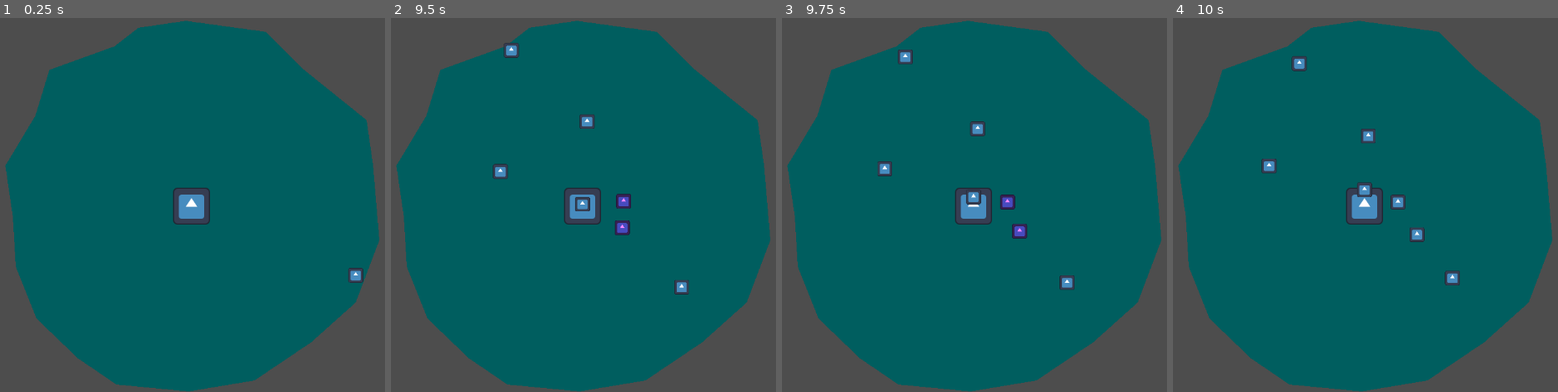
Above: before the commit, frames 1-4 (left to right).
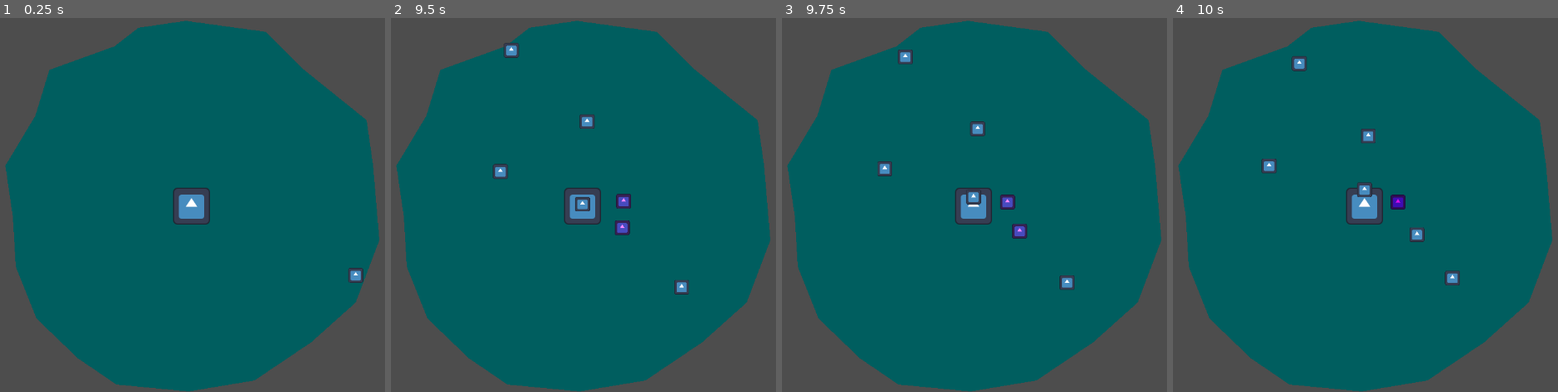
Above: after the commit, the same moments.

Repository: alifeee/loop
Game: Godot game, scene res://scenes/main.tscn
The game is run twice, just before and just after one commit, with the same random seed, the same clock (stepped at 60 frames per second) and the same inputs. The engine's default icon, where the game draws it, is replaced by a stand-in: a white triangle on a blue panel in a dark square.
Inputs (mouse positions are in pixels of both pictures, inside the frame that each line leads up to):
- Up to frame 1 (0.25 s): no input
- Up to frame 2 (9.5 s): tap Enter at 0.5 s; move the mouse to (548, 279) at 0.52 s; click (548, 279) at 0.67 s; move the mouse to (outside the picture) at 1.27 s; click (outside the picture) at 1.42 s; move the mouse to (outside the picture) at 2.02 s; click (outside the picture) at 2.17 s; move the mouse to (618, 205) at 2.77 s; click (618, 205) at 2.92 s; move the mouse to (483, 111) at 3.52 s; click (483, 111) at 3.67 s; move the mouse to (729, 186) at 4.27 s; click (729, 186) at 4.42 s; move the mouse to (448, 223) at 5.02 s; click (448, 223) at 5.17 s; move the mouse to (648, 122) at 5.77 s; click (648, 122) at 5.92 s; move the mouse to (548, 279) at 6.52 s; click (548, 279) at 6.67 s; move the mouse to (outside the picture) at 7.27 s; click (outside the picture) at 7.42 s; move the mouse to (outside the picture) at 8.02 s; click (outside the picture) at 8.17 s; move the mouse to (618, 205) at 8.77 s; click (618, 205) at 8.92 s
- Up to frame 3 (9.75 s): move the mouse to (874, 111) at 9.52 s; click (874, 111) at 9.67 s
- Up to frame 4 (10 s): no input

Frames 1-3 are identical in both runs. In frame 4, 0.2% of the frame differs, in the area x 56-61%, y 47-52%.

Commit message:
fade demon on death

Diff:
--- a/scripts/demon.gd
+++ b/scripts/demon.gd
@@ -21,11 +21,16 @@
 func hit(damage: float):
 	health -= damage
 	if health <= 0:
-		# die
-		dead = true
-		self.walk_speed = 0
-		self.modulate = Color("#f0ff")
-		self.collision_layer = 2
+		die()
 	var tween = get_tree().create_tween()
 	scale = Vector2(1.1,1.1)
 	tween.tween_property(self, "scale", Vector2(1,1), 0.1)
+
+func die() -> void:
+	dead = true
+	self.walk_speed = 0
+	self.modulate = Color("#f0ff")
+	self.collision_layer = 2
+	var dietween = get_tree().create_tween()
+	dietween.tween_property(self, "modulate:a", 0, 2)
+	dietween.tween_callback(func(): self.queue_free())
--- a/scripts/loop.gd
+++ b/scripts/loop.gd
@@ -16,8 +16,8 @@
 	body.modulate = Color("#f8ff")
 
 func _on_body_exited(body: Node2D) -> void:
-	body.modulate = Color("#ffff")
-
+	if body is Demon and not body.dead:
+		body.modulate = Color("#ffff")
 
 # damage over time
 func _on_timer_timeout() -> void:
